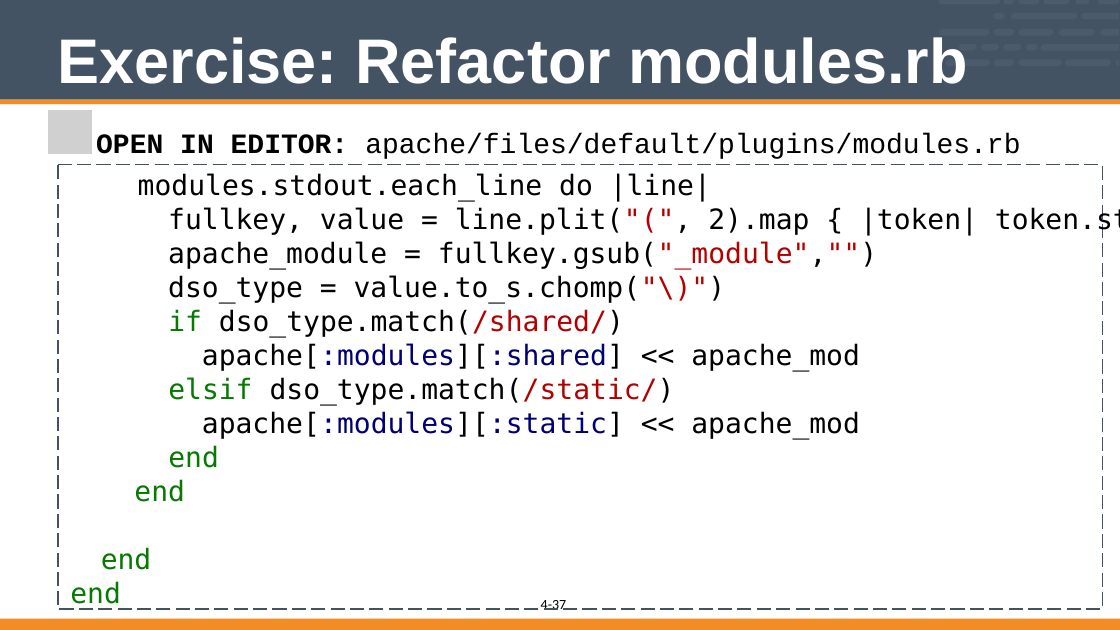
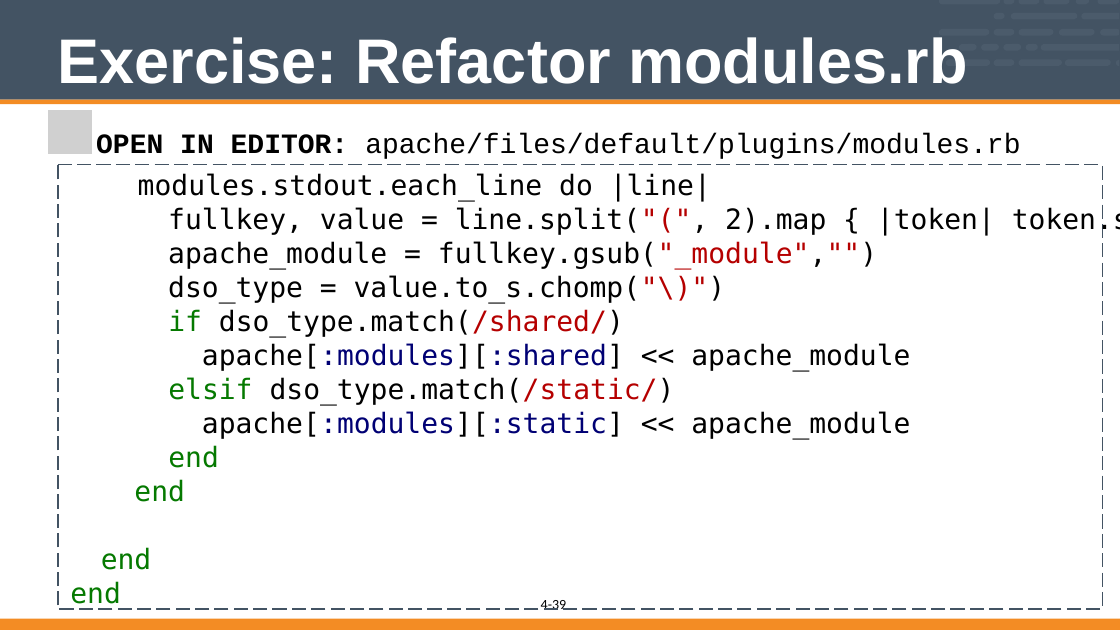
Before and after one commit to vinyar/chef-intermediate, a slide deck: slide 39 of Modules/04-writing_ohai_plugins.pptx (slide 37 before the commit). Drawn at 1120x630 pixels with LibreOffice and Linux fonts; fonts in the diff are those of the drawing; grey boxes stand for pictures. Boxes give left, top, right and bottom in pixels: in the first picture for what was removed or moved away, otherwise in the second. Text is boxed around its words. In the diff, an @@ line names an element or a change of style, - is before the commit and + after.

Commit message:
Fixes for Ohai (module 04)
* Fixed typo in the base server role specification of the chef-client::config recipe. The quote was in the wrong location
* Added a new slide that talks about what a Mash.
* Added a new slide to upload the web role
* Fixed the source in the refactored modules source on the first slide
* Fixed the source in the refactored modules source on the second slide

```diff
--- a/Modules/04-writing_ohai_plugins.pptx
+++ b/Modules/04-writing_ohai_plugins.pptx
@@ text in freeform shape at [168,207,1120,236]: text changed @@
-fullkey, value = line.plit("(", 2).map { |token| token.strip }
+fullkey, value = line.split("(", 2).map { |token| token.strip }
@@ text in freeform shape at [202,343,910,372]: text changed @@
-apache[:modules][:shared] << apache_mod
+apache[:modules][:shared] << apache_module
@@ text in freeform shape at [202,411,910,440]: text changed @@
-apache[:modules][:static] << apache_mod
+apache[:modules][:static] << apache_module
@@ page number at [552,600,566,610]: text changed @@
-37
+39
```
Also in this commit, not shown: 4 other slides changed, 2 slides added.
